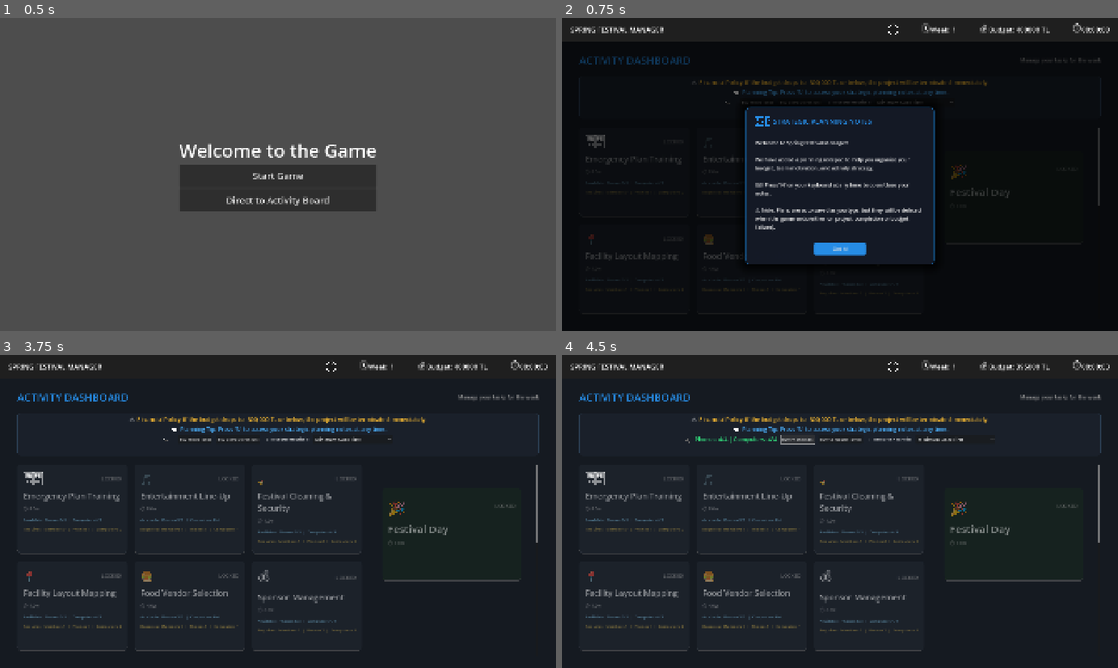
Above: before the commit, frames 1-4 (two rows, left to right).
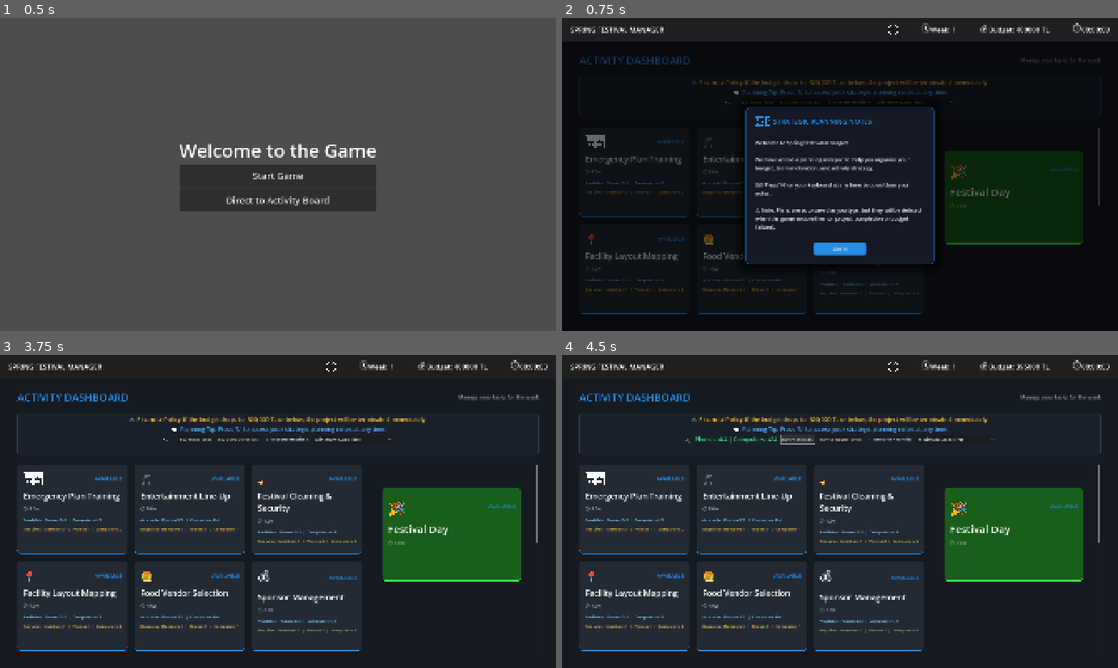
Above: after the commit, the same moments.

Repository: oozankoyuncu/Bitirme-Projesi
Game: Godot game, scene res://main_menu.tscn
The game is run twice, just before and just after one commit, with the same random seed, the same clock (stepped at 60 frames per second) and the same inputs.
Inputs:
- Up to frame 1 (0.5 s): no input
- Up to frame 2 (0.75 s): click "Direct to Activity Board" at 0.5 s
- Up to frame 3 (3.75 s): click "Buy Phone ($5k)" at 1.25 s; click "Buy Computer ($10k)" at 2 s; click "Minimum Slack First" at 2.75 s; click "Got It!" at 3.5 s
- Up to frame 4 (4.5 s): click "Buy Phone ($5k)" at 4.25 s

Frame 1 is identical in both runs. In frame 2, 8.3% of the frame differs, in the area x 3-94%, y 37-95%; in frame 3, 11%; in frame 4, 11%.

Commit message:
Project final report and how to play video drive link

Diff:
--- a/scripts/activity_board.gd
+++ b/scripts/activity_board.gd
@@ -565,7 +565,7 @@
 	if GameState.completed_activities.has(activity_id) and activity_id != "initial_festival_layout_mapping": return "Completed"
 	if GameState.started_activities.has(activity_id): return "In Progress"
 
-	if not _dependencies_completed(activity): return "Locked"
+	#if not _dependencies_completed(activity): return "Locked"
 	return "Available"
 
 func _dependencies_completed(activity: Dictionary) -> bool:
Not shown, added: Project Report and Documents/How to play video(Drive link).txt
Not shown, changed: .gitignore
Not shown, added: Project Report and Documents/ENS492-Final_Report-Project_Managment_Simulation_Game-Project189-Group263.docx
